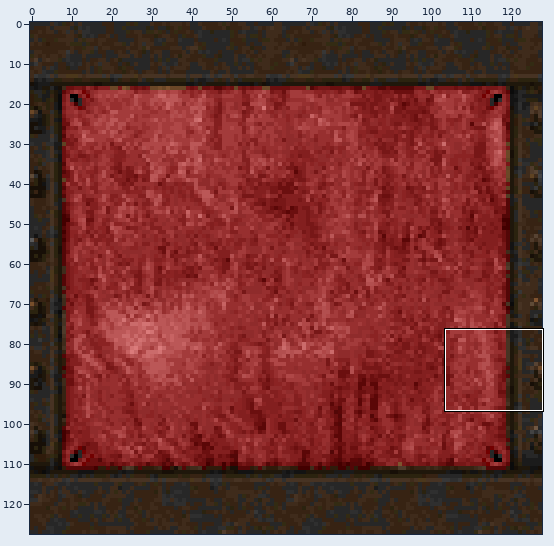
Sprite sheet -- Textures/flesh/SKIN2000.png. Above, an overview of the earlier version with the close-up marked.
Close-up. As it was:
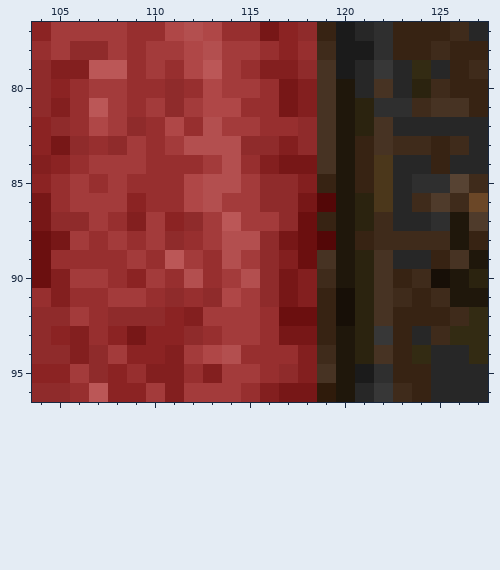
The file is 128x128 pixels. Colours within 5 levels of each other are drawn and written as one. Shown: x 104..127, y 77..96. The commit also changed other parts of the picture, which this record leaves out.
And afterwards:
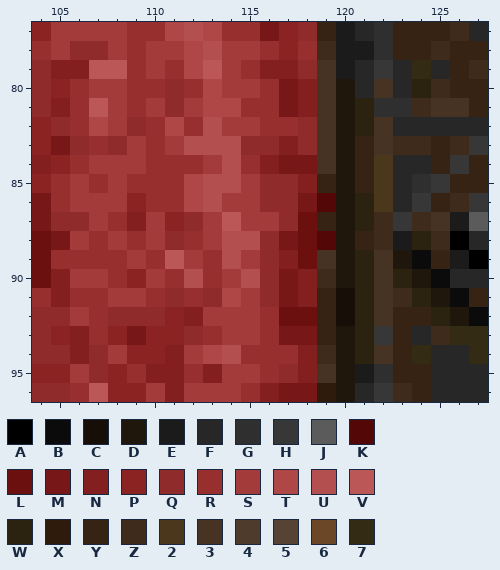
Palette (. is transparent): A #000000  B #0b0b0b  C #170f07  D #1f170b  E #1b1b1b  F #272727  G #2f2f2f  H #373737  J #5b5b5b  K #530707  L #6b0f0f  M #771717  N #831f1f  P #8b2323  Q #8f2b2b  R #972f2f  S #a33b3b  T #af4747  U #b34f4f  V #bb5757  W #2b230f  X #2f1b0b  Y #372313  Z #3f2b1b  2 #4b371b  3 #473323  4 #4f3b2b  5 #574333  6 #6b4727  7 #332b13
Edits made:
Colour G becomes colour 3 in row 87 at x 125.
Colour D becomes colour A in row 88 at x 126; in row 89 at x 127.
Colour 7 becomes colour B in row 92 at x 127.
Colour C becomes colour B in row 90 at x 125.
Colour D becomes colour B in row 91 at x 126.
Colour F becomes colour B in row 89 at x 124.
Colour F becomes colour D in row 89 at x 123.
Colour Z becomes colour D in row 90 at x 124; in row 91 at x 125; in row 92 at x 126.
Colour 3 becomes colour E in row 89 at x 126.
Colour D becomes colour E in row 87 at x 126.
Colour Z becomes colour E in row 88 at x 123.
Colour D becomes colour F in row 90 at x 126.
Colour W becomes colour F in row 90 at x 127.
Colour Y becomes colour F in row 88 at x 127.
Colour 6 becomes colour H in row 86 at x 127.
Colour F becomes colour H in row 83 at x 127; in row 84 at x 126; in row 87 at x 123.
Colour G becomes colour H in row 85 at x 125.
Colour Z becomes colour H in row 86 at x 124.
Colour 4 becomes colour J in row 87 at x 127.
Colour Y becomes colour W in row 90 at x 123; in row 91 at x 124; in row 92 at x 125.
Colour Z becomes colour W in row 88 at x 124.
Colour 4 becomes colour Y in row 86 at x 125.
Colour 5 becomes colour Y in row 85 at x 126.
Colour D becomes colour Y in row 91 at x 127.
Colour F becomes colour Y in row 84 at x 127.
Colour Z becomes colour Y in row 85 at x 127.
Colour F becomes colour Z in row 87 at x 124.
Boxes around the changes in both close-ups, in picture pixels (x1, y1, x2, y2):
changed: (393, 136, 488, 326)
